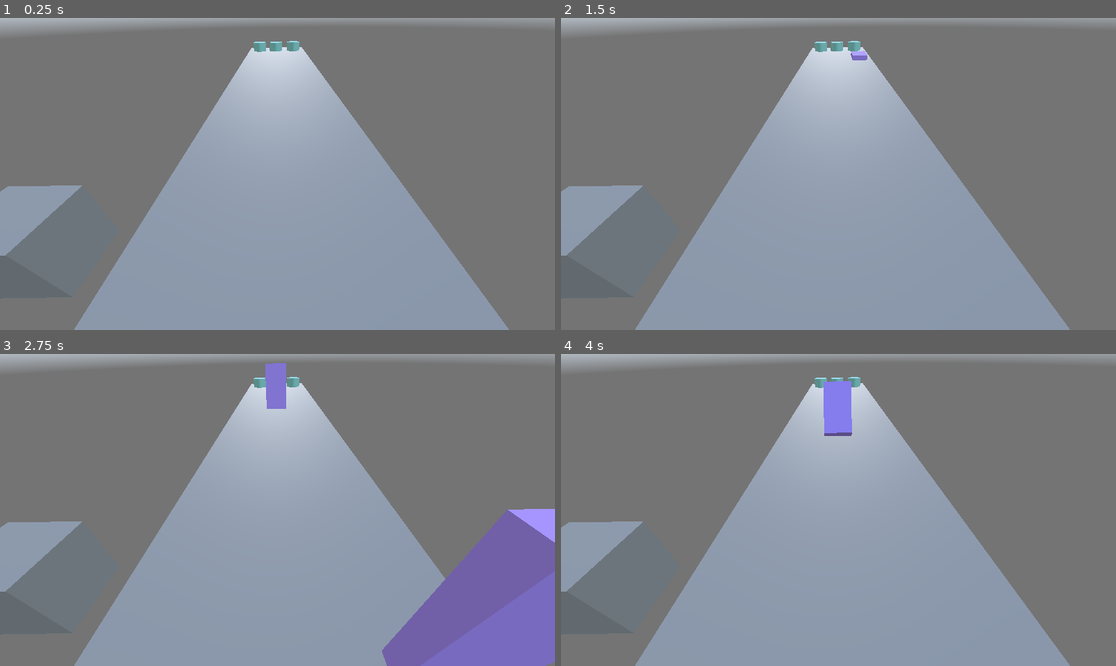
Above: before the commit, frames 1-4 (two rows, left to right).
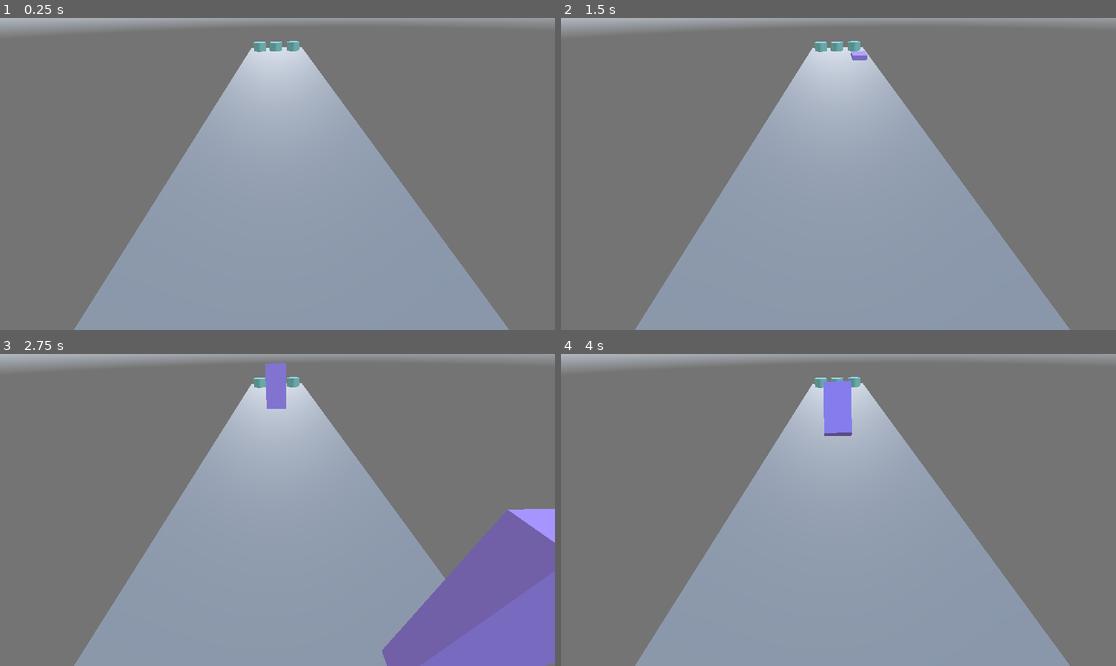
Above: after the commit, the same moments.

Repository: Clipake/hcr-supreme
Game: Godot game, scene res://temp.tscn
The game is run twice, just before and just after one commit, with the same random seed, the same clock (stepped at 60 frames per second) and the same inputs. A sky picture missing from this copy of the repository is replaced by a grey-blue gradient.
Inputs:
- Up to frame 1 (0.25 s): no input
- Up to frame 2 (1.5 s): tap Enter at 0.5 s; hold Right (ui_right) 0.53-1.28 s; tap Space at 1.25 s; hold Down (ui_down) from 1.28 s (still down)
- Up to frame 3 (2.75 s): release Down (ui_down) at 2.03 s; hold Right (ui_right) from 2.03 s (still down)
- Up to frame 4 (4 s): release Right (ui_right) at 2.78 s; hold Up (ui_up) 2.78-3.53 s; hold Left (ui_left) from 3.53 s (still down)

The runs differ from the first frame. In frame 1, 1.7% of the frame differs, in the area x 0-15%, y 53-77%; in frame 2, 1.7%; in frame 3, 1.7%; in frame 4, 1.7%.

Commit message:
idk what even changed

Diff:
--- a/temp.tscn
+++ b/temp.tscn
@@ -1,9 +1,8 @@
-[gd_scene load_steps=11 format=3 uid="uid://cegv7hhwbj0ou"]
+[gd_scene load_steps=10 format=3 uid="uid://cegv7hhwbj0ou"]
 
 [ext_resource type="Script" uid="uid://bevchg1iuqg06" path="res://scripts/temp_spawning.gd" id="1_f68d1"]
 [ext_resource type="Script" uid="uid://d2et0n2c0tsps" path="res://scripts/camera_3d.gd" id="2_k81e3"]
 [ext_resource type="PackedScene" uid="uid://3v528pdt3rxf" path="res://scenes/obstacle_new.tscn" id="2_q51th"]
-[ext_resource type="Script" uid="uid://61pikdynxeah" path="res://scripts/spawnable.gd" id="4_h2clf"]
 [ext_resource type="Texture2D" uid="uid://bny8jp4qv1vgg" path="res://assets/qwantani_noon_puresky_1k.exr" id="5_h2clf"]
 
 [sub_resource type="CylinderMesh" id="CylinderMesh_q51th"]
@@ -43,10 +42,6 @@
 transform = Transform3D(1, 0, 0, 0, 0.9491951, 0.31468832, 0, -0.31468832, 0.9491951, 0.5106368, 1.3283353, 5.9175563)
 light_energy = 1.056
 
-[node name="Spawnable" type="CSGBox3D" parent="."]
-transform = Transform3D(1, 0, 0, 0, 1, 0, 0, 0, 1, 2.7375386, 0, -0.4601493)
-script = ExtResource("4_h2clf")
-
 [node name="SpawnLocations" type="Node3D" parent="."]
 transform = Transform3D(1, 0, 0, 0, 1, 0, 0, 0, 1, 0, -2.3841858e-07, 17.619652)
 
